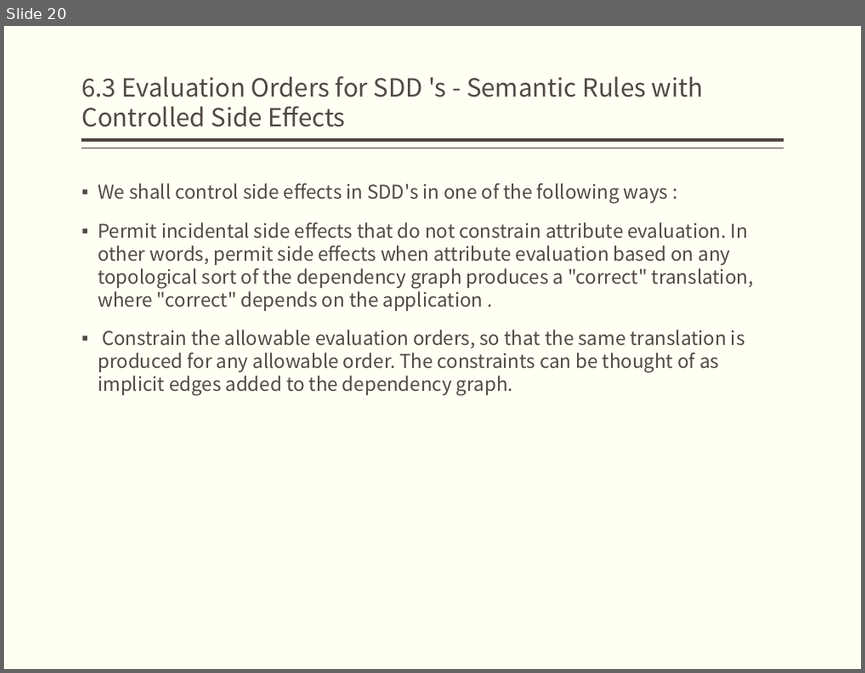
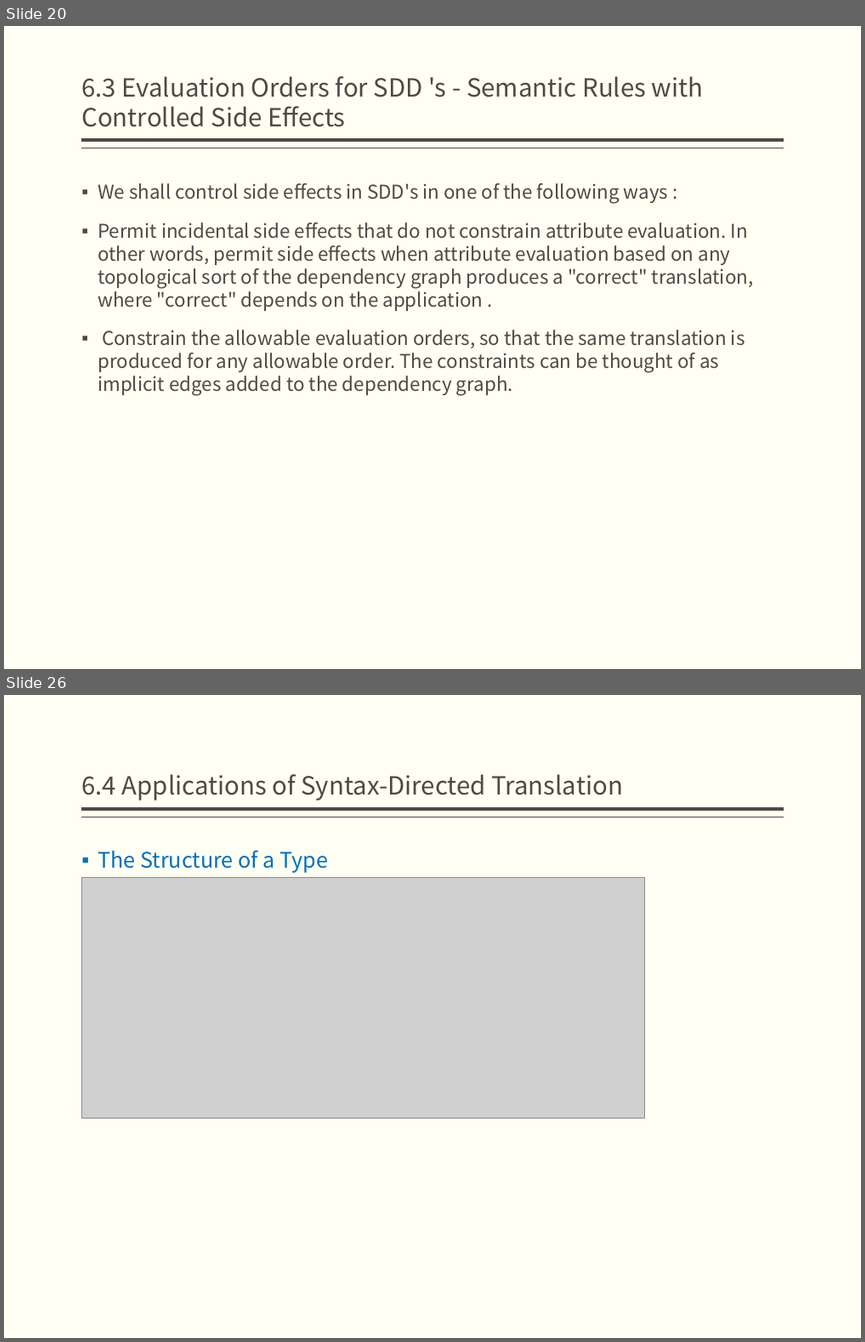
Before and after one commit to bonkboykz/jz81.github.io, a slide deck: course/compiler/LectureNotes/(Spring2017)Lecture6.pptx. Shown one above the other, each under a label of ours: slide 20 before the commit, slides 20 and 26 after it; the slides between them are not shown. The pictures are 865x673 and 865x1342 pixels, drawn with LibreOffice and Linux fonts; fonts in the diff are those of the drawing; grey boxes stand for pictures. Boxes give left, top, right and bottom in pixels: in the first picture for what was removed or moved away, otherwise in the second. Text is boxed around its words. In the diff, an @@ line names an element or a change of style, - is before the commit and + after.

```diff
--- a/course/compiler/LectureNotes/(Spring2017)Lecture6.pptx
+++ b/course/compiler/LectureNotes/(Spring2017)Lecture6.pptx
@@ slide 26 added at [4,695,861,1338], background #FFFFF3; not listed: 2 template elements that a slide beside it also shows @@
@@ title added at [81,774,623,800], 21 pt, text #514843 @@
+6.4 Applications of Syntax-Directed Translation
@@ text added at [98,850,328,873], 18 pt, text #0070C0 @@
+▪ The Structure of a Type
@@ picture added at [82,878,645,1118] @@
```
Also in this commit, not shown: 1 slide changed, 5 other slides added.
